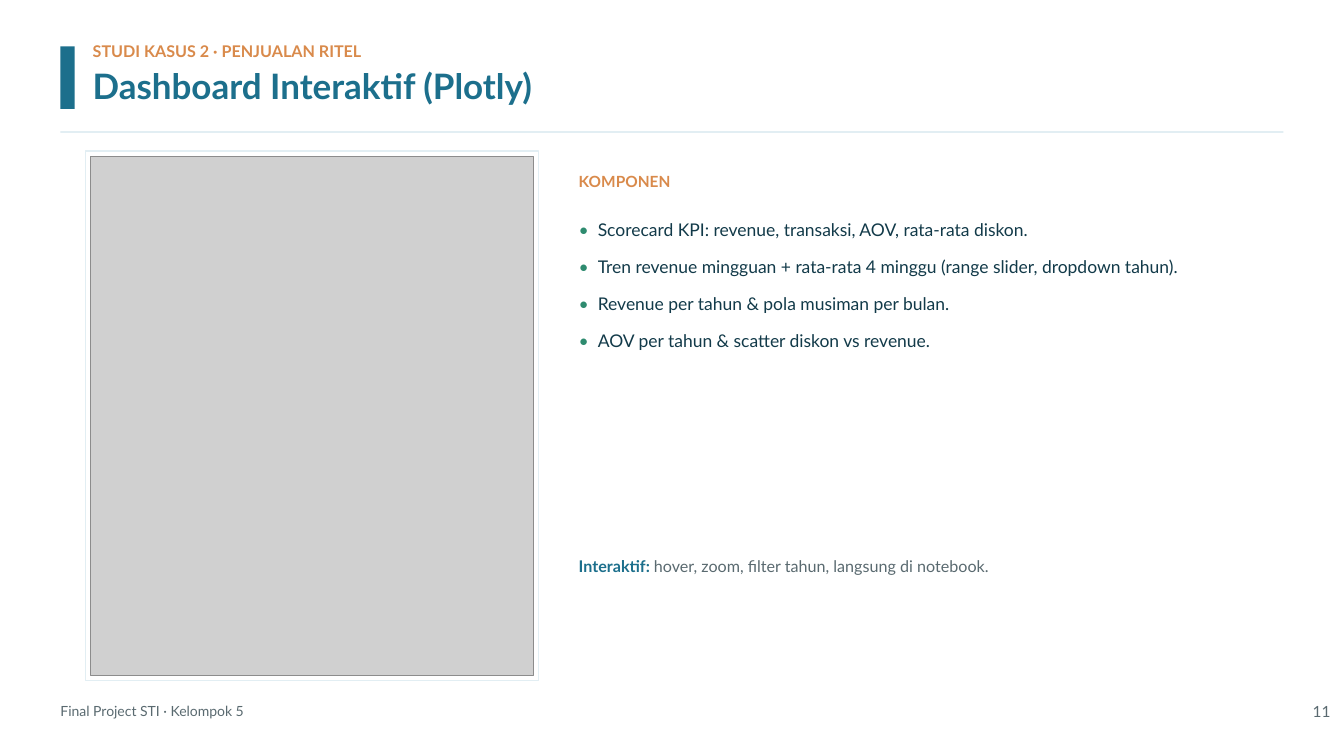
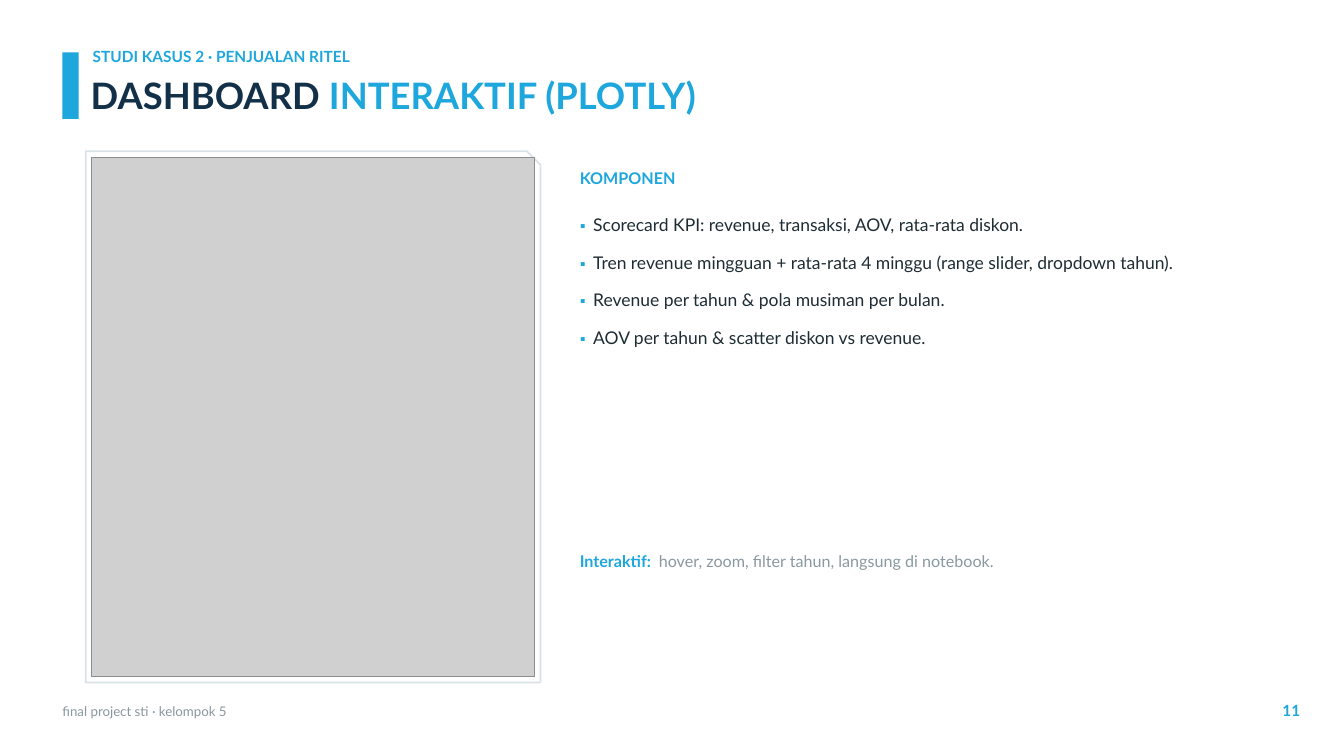
Before and after one commit to sianida26/sti-final-project-kel5, a slide deck: slide 11 of Final-Project-STI-Kel5-Presentation.pptx. Drawn at 1344x756 pixels with LibreOffice and Linux fonts; fonts in the diff are those of the drawing; grey boxes stand for pictures; background and template pictures are left out. Boxes give left, top, right and bottom in pixels: in the first picture for what was removed or moved away, otherwise in the second. Text is boxed around its words. In the diff, an @@ line names an element or a change of style, - is before the commit and + after.

```diff
--- a/Final-Project-STI-Kel5-Presentation.pptx
+++ b/Final-Project-STI-Kel5-Presentation.pptx
@@ rectangle removed at box(0, 0, 1344, 129) @@
@@ rectangle: place and size @@
-rectangle at box(60, 46, 75, 109)
+rectangle at box(63, 52, 79, 119)
@@ rectangle at box(63, 52, 79, 119): fill #1C6F8C to #1EA7DD @@
@@ text "STUDI KASUS 2 · PENJUALAN ..." at box(93, 50, 350, 62): size 11.5 to 11 pt, text colour #D98A4B to #1EA7DD @@
@@ text at box(91, 80, 695, 115): text changed; size 25 to 26 pt; text colour #1C6F8C to #1EA7DD @@
-Dashboard Interaktif (Plotly)
+DASHBOARD INTERAKTIF (PLOTLY)
@@ rectangle removed at box(60, 131, 1284, 133) @@
@@ rectangle removed at box(86, 151, 538, 681) @@
@@ snip rect added at box(86, 151, 540, 683), outline #D9E2E7 1.25 pt @@
@@ text "KOMPONEN" at box(580, 172, 676, 184): size 11 to 11.5 pt, text colour #D98A4B to #1EA7DD @@
@@ text at box(593, 218, 1173, 347): text changed; text colour #123A49 to #1E2C33 @@
-• Scorecard KPI: revenue, transaksi, AOV, rata-rata diskon.
-• Tren revenue mingguan + rata-rata 4 minggu (range slider, dropdown tahun).
-• Revenue per tahun & pola musiman per bulan.
-• AOV per tahun & scatter diskon vs revenue.
+▪ Scorecard KPI: revenue, transaksi, AOV, rata-rata diskon.
+▪ Tren revenue mingguan + rata-rata 4 minggu (range slider, dropdown tahun).
+▪ Revenue per tahun & pola musiman per bulan.
+▪ AOV per tahun & scatter diskon vs revenue.
@@ text "Interaktif: hover, zoom, filter tahun, ..." at box(580, 555, 994, 570): text colour #1C6F8C to #1EA7DD in "Interaktif:"; text colour #5A6A70 to #8A98A0 in "hover, zoom, filter tahun, langsung di notebook."; line spacing 1.1 to 1.12 @@
@@ text at box(62, 706, 227, 719): text changed; size 10 to 9.5 pt; text colour #5A6A70 to #8A98A0 @@
-Final Project STI · Kelompok 5
+final project sti · kelompok 5
@@ text "11": place and size @@
-text "11" at box(1313, 706, 1331, 717)
+text "11" at box(1282, 705, 1300, 716)
@@ text "11" at box(1282, 705, 1300, 716): text colour #5A6A70 to #1EA7DD, bold on @@
```
Also in this commit, not shown: 13 other slides changed, 2 other files.
